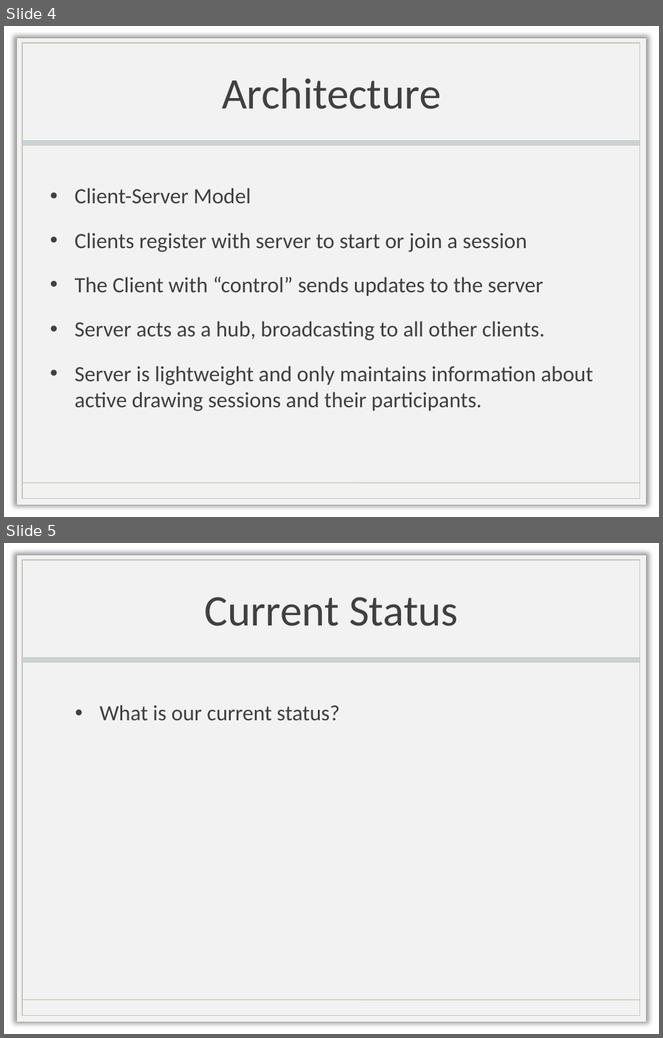
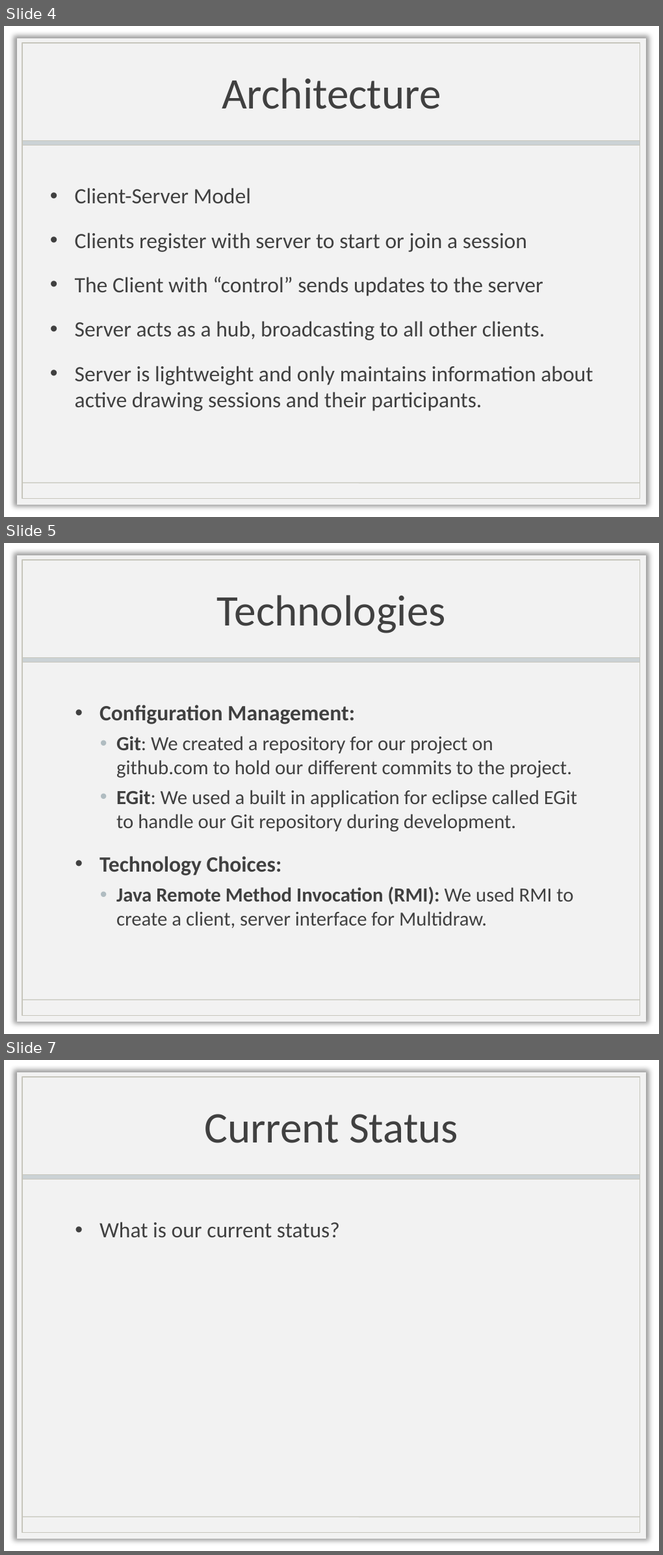
Before and after one commit to multidraw/MultiDraw, a slide deck: docs/StatusUpdate.pptx. Shown one above the other, each under a label of ours: slides 4 and 5 before the commit, slides 4, 5 and 7 after it; the slides between them are not shown. The pictures are 663x1038 and 663x1555 pixels, drawn with LibreOffice and Linux fonts; fonts in the diff are those of the drawing; background and template pictures are left out. Boxes give left, top, right and bottom in pixels: in the first picture for what was removed or moved away, otherwise in the second. Text is boxed around its words. In the diff, an @@ line names an element or a change of style, - is before the commit and + after.

Commit message:
Finished the powerpoint

```diff
--- a/docs/StatusUpdate.pptx
+++ b/docs/StatusUpdate.pptx
@@ slide 5 added at <box>4,543,659,1034</box>, background picture (left out); not listed: 4 template elements that a slide beside it also shows @@
@@ title added at <box>217,595,446,633</box>, 48 pt, text #404040 @@
+Technologies
@@ text added at <box>100,705,577,928</box>, 22 pt, text #404040 @@
+• Configuration Management:
+  • Git: We created a repository for our project on github.com to hold our different commits to the project.
+  • EGit: We used a built in application for eclipse called EGit to handle our Git repository during development.
+• Technology Choices:
+  • Java Remote Method Invocation (RMI): We used RMI to create a client, server interface for Multidraw.
@@ what was slide 5 is now slide 7 @@
```
Also in this commit, not shown: 1 other slide added.
